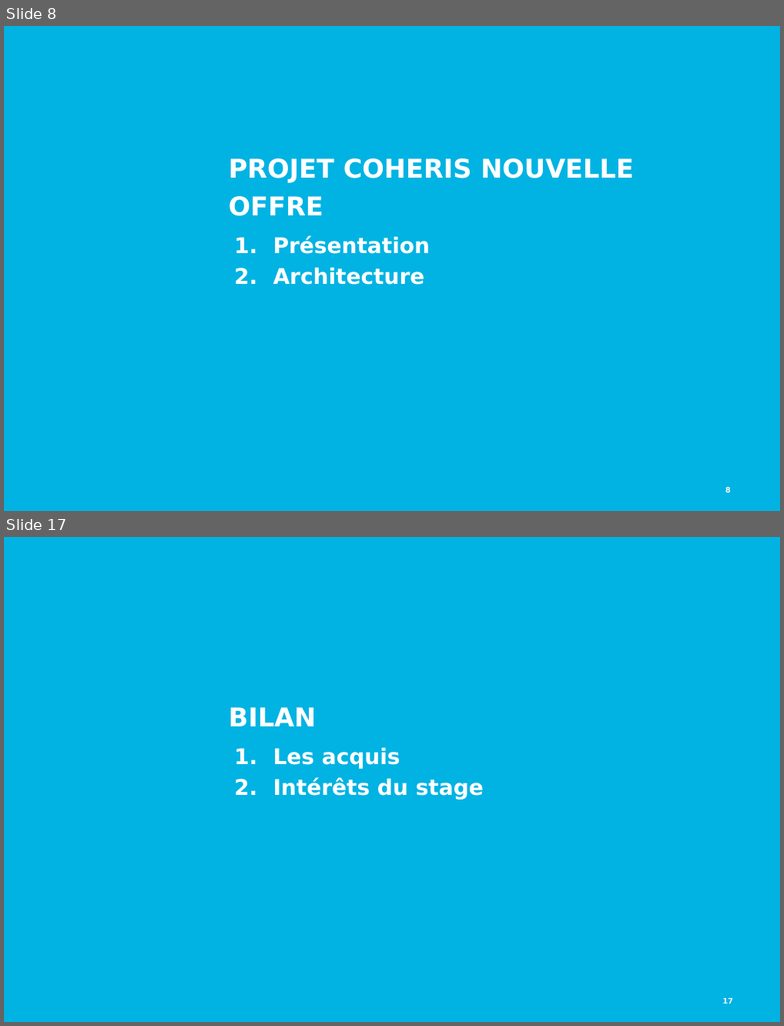
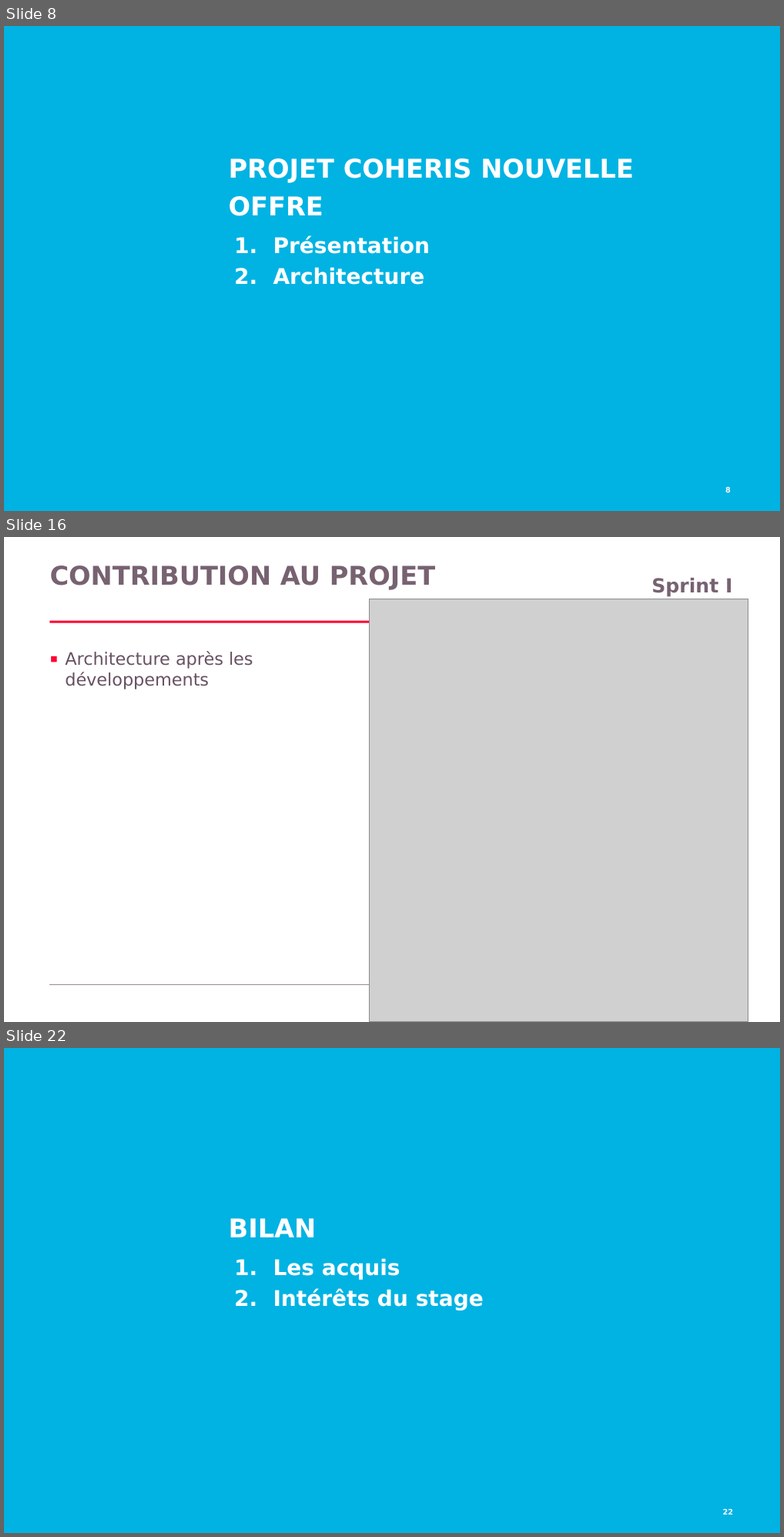
Before and after one commit to Kingsousse/Intership-Report-CRM, a slide deck: presentation.pptx. Shown one above the other, each under a label of ours: slides 8 and 17 before the commit, slides 8, 16 and 22 after it; the slides between them are not shown. The pictures are 784x1026 and 784x1537 pixels, drawn with LibreOffice and Linux fonts; fonts in the diff are those of the drawing; grey boxes stand for pictures; background and template pictures are left out. Boxes give left, top, right and bottom in pixels: in the first picture for what was removed or moved away, otherwise in the second. Text is boxed around its words. In the diff, an @@ line names an element or a change of style, - is before the commit and + after.

```diff
--- a/presentation.pptx
+++ b/presentation.pptx
@@ slide 16 added at bbox=[4, 537, 780, 1022], background #FFFFFF @@
@@ title added at bbox=[50, 565, 435, 590], 24 pt, text #776271, bold @@
+CONTRIBUTION AU PROJET
@@ text added at bbox=[396, 578, 732, 620], 18 pt, text #776271, bold @@
+  Sprint I
+  Backend Module Scheduler 2/2
@@ picture added at bbox=[370, 599, 749, 1022] @@
@@ rectangle added at bbox=[49, 621, 392, 623], fill #FF0032 @@
@@ text added at bbox=[65, 651, 253, 689], 16 pt, text #685162 @@
+▪ Architecture après les développements
@@ line added from (49, 985) to (735, 985), #998895 0.75 pt @@
@@ what was slide 17 is now slide 22 @@
@@ page number at bbox=[723, 1509, 734, 1515]: text changed @@
-17
+22
```
Also in this commit, not shown: 9 slides changed, 5 other slides added, 3 slides removed.
